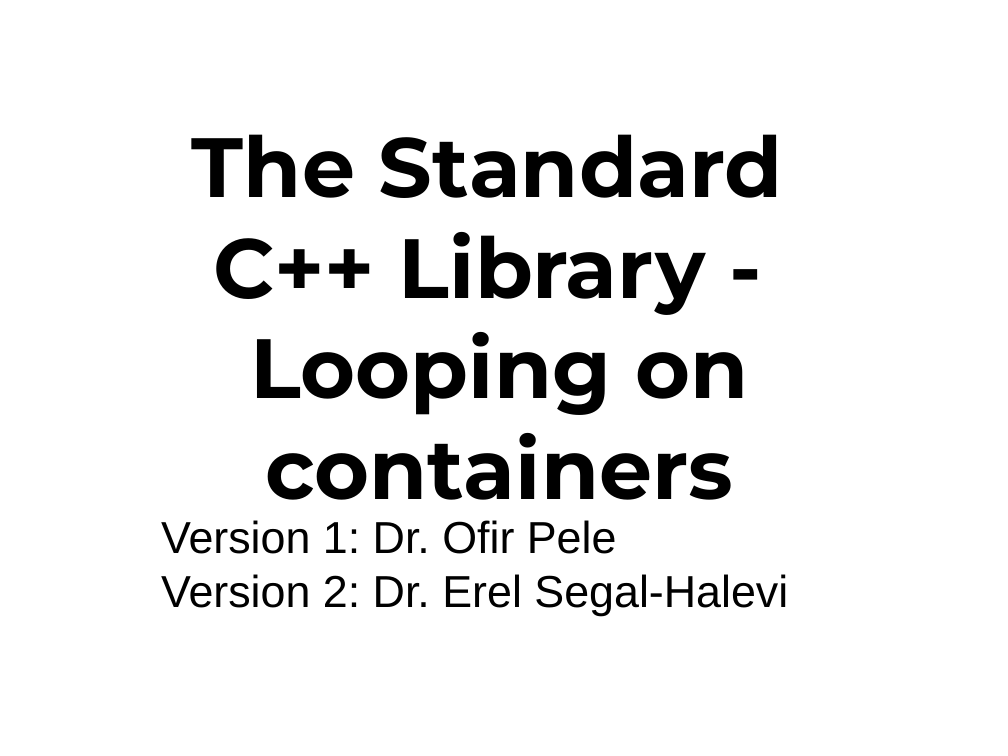
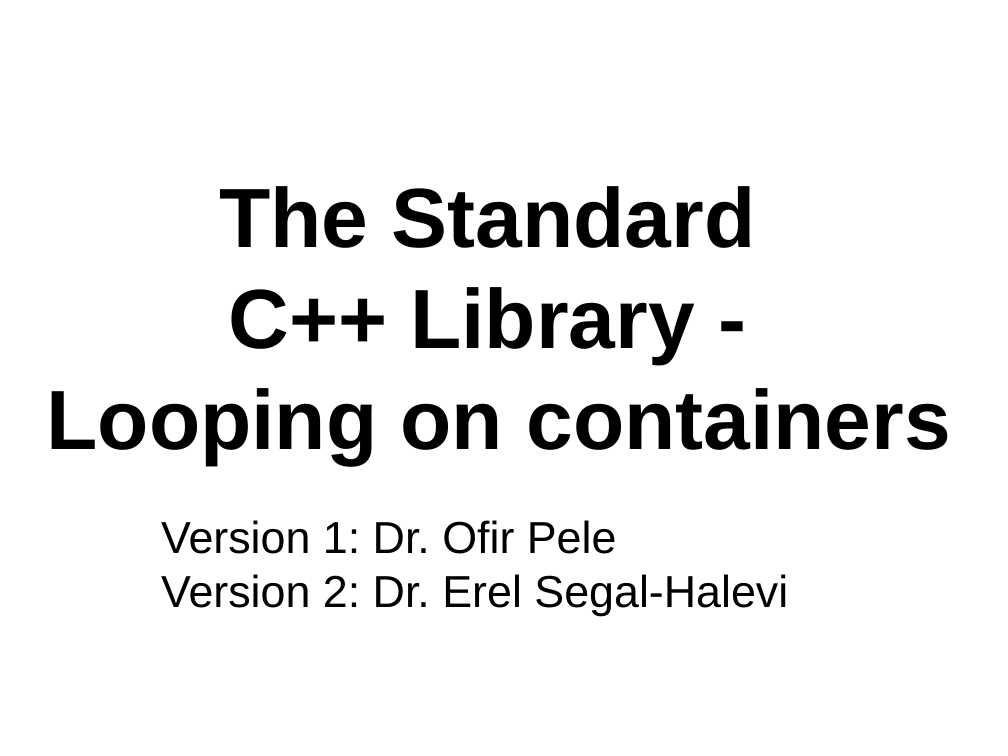
Before and after one commit to cpp-at-ariel/cpp-5781, a slide deck: slide 1 of 10-stl-containers/slides-containers-looping.odp. Drawn at 1008x756 pixels with LibreOffice and Linux fonts; fonts in the diff are those of the drawing. Boxes give left, top, right and bottom in pixels: in the first picture for what was removed or moved away, otherwise in the second. Text is boxed around its words. In the diff, an @@ line names an element or a change of style, - is before the commit and + after.

```diff
--- a/10-stl-containers/slides-containers-looping.odp
+++ b/10-stl-containers/slides-containers-looping.odp
@@ free "The Standard C++ Library -": place and size @@
-free "The Standard C++ Library -" at box(20, 158, 978, 471)
+free "The Standard C++ Library -" at box(36, 158, 962, 471)
@@ free "The Standard C++ Library -" at box(36, 158, 962, 471): font Montserrat to Arial @@
```
Also in this commit, not shown: 3 other files.
